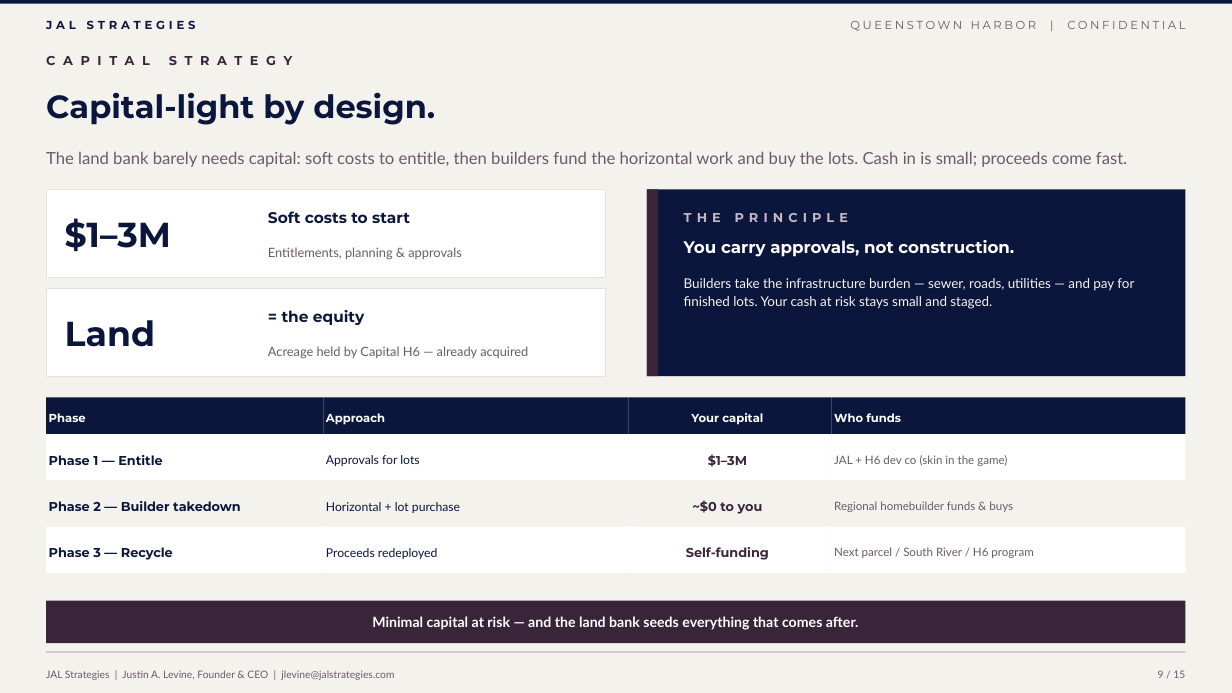
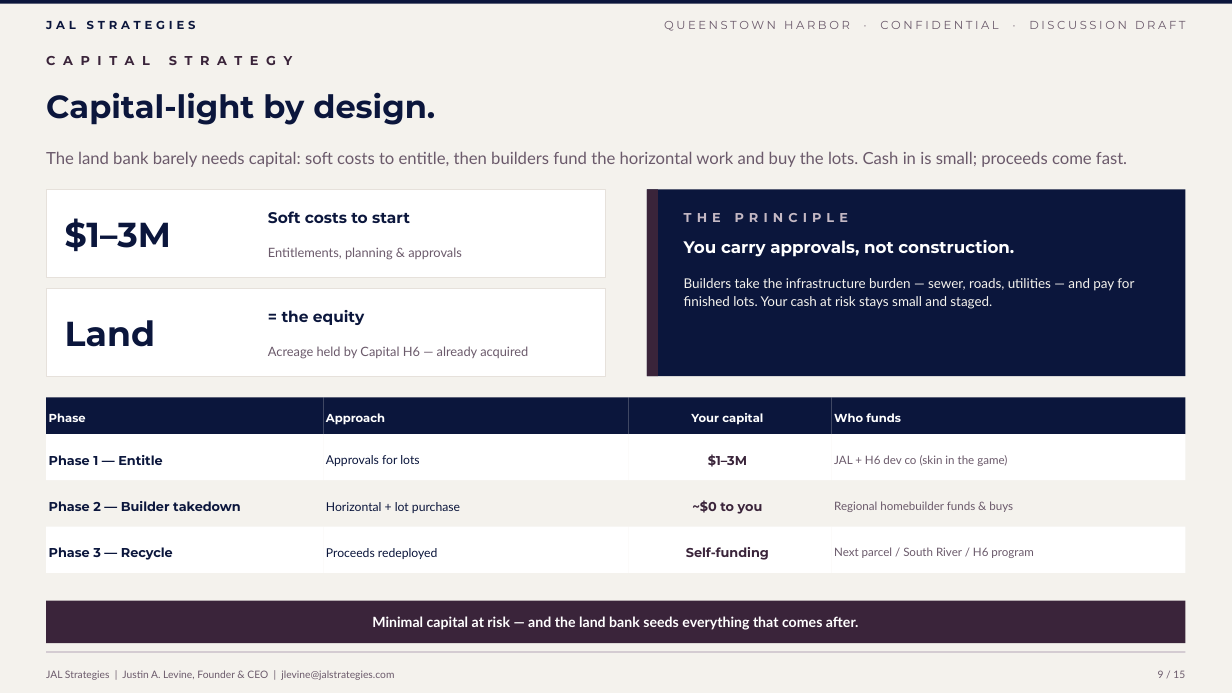
Before and after one commit to jlevine711/Apex, a slide deck: slide 9 of JAL_Queenstown_Harbor_Proposal.pptx. Drawn at 1232x693 pixels with LibreOffice and Linux fonts; fonts in the diff are those of the drawing. Boxes give left, top, right and bottom in pixels: in the first picture for what was removed or moved away, otherwise in the second. Text is boxed around its words. In the diff, an @@ line names an element or a change of style, - is before the commit and + after.

```diff
--- a/JAL_Queenstown_Harbor_Proposal.pptx
+++ b/JAL_Queenstown_Harbor_Proposal.pptx
@@ text at (664,21,1186,31): text changed @@
-QUEENSTOWN HARBOR | CONFIDENTIAL
+QUEENSTOWN HARBOR · CONFIDENTIAL · DISCUSSION DRAFT
```
Also in this commit, not shown: 14 other slides changed, 10 other files.
